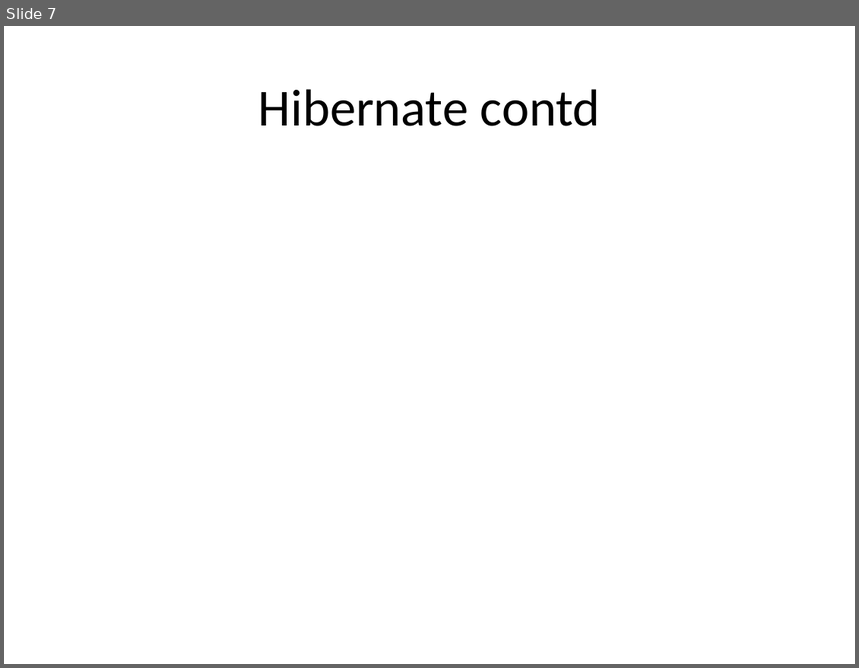
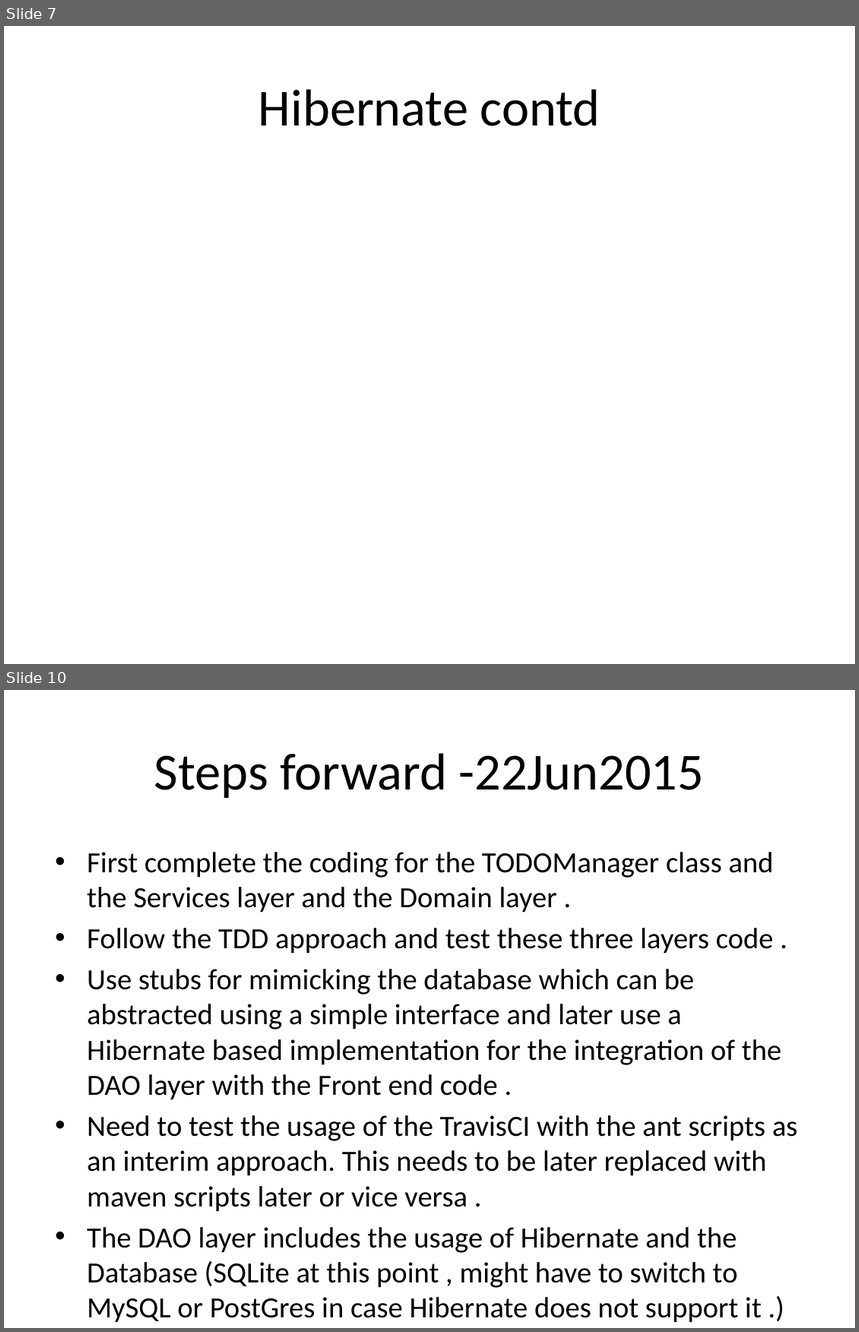
Before and after one commit to DebSreerekha/TODOManagementSystem, a slide deck: TODO_Management_System.pptx. Shown one above the other, each under a label of ours: slide 7 before the commit, slides 7 and 10 after it; the slides between them are not shown. The pictures are 859x668 and 859x1332 pixels, drawn with LibreOffice and Linux fonts; fonts in the diff are those of the drawing. Boxes give left, top, right and bottom in pixels: in the first picture for what was removed or moved away, otherwise in the second. Text is boxed around its words. In the diff, an @@ line names an element or a change of style, - is before the commit and + after.

```diff
--- a/TODO_Management_System.pptx
+++ b/TODO_Management_System.pptx
@@ slide 10 added at (4,690,855,1328), background #FFFFFF @@
@@ title added at (154,753,704,798), 44 pt, text #000000 @@
+Steps forward -22Jun2015
@@ text added at (87,852,798,1323), 24.8 pt, text #000000 @@
+• First complete the coding for the TODOManager class and the Services layer and the Domain layer .
+• Follow the TDD approach and test these three layers code .
+• Use stubs for mimicking the database which can be abstracted using a simple interface and later use a Hibernate based implementation for the integration of the DAO layer with the Front end code .
+• Need to test the usage of the TravisCI with the ant scripts as an interim approach. This needs to be later replaced with maven scripts later or vice versa .
+• The DAO layer includes the usage of Hibernate and the Database (SQLite at this point , might have to switch to MySQL or PostGres in case Hibernate does not support it .)
```
Also in this commit, not shown: 1 slide changed, 4 other slides added.
